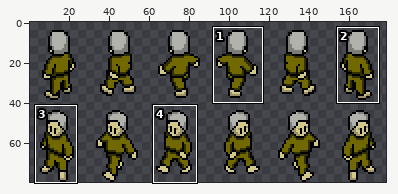
A sprite sheet gets an edit: Annchienta/fall_of_imiryn/sprites/laustwan.png. Above: a wide view before the commit, with the close-up outlined.
Close-up. Before:
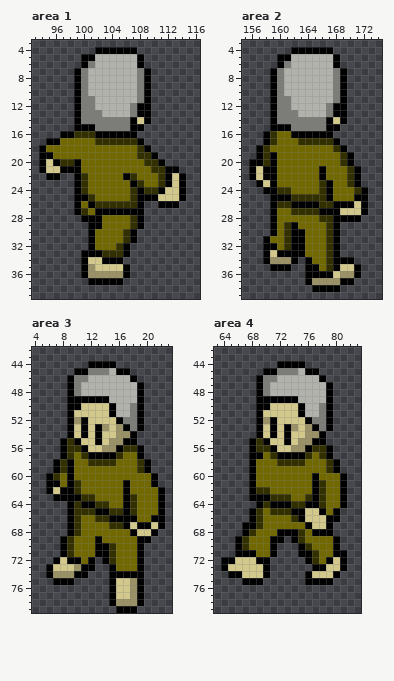
The file is 180x80 pixels. Shown: area 1: x 93..116, y 3..39; area 2: x 155..174, y 3..39; area 3: x 4..23, y 42..79; area 4: x 63..83, y 42..79. The wide view leaves out empty margins. The commit also changed other parts of the picture, which this record leaves out.
The result:
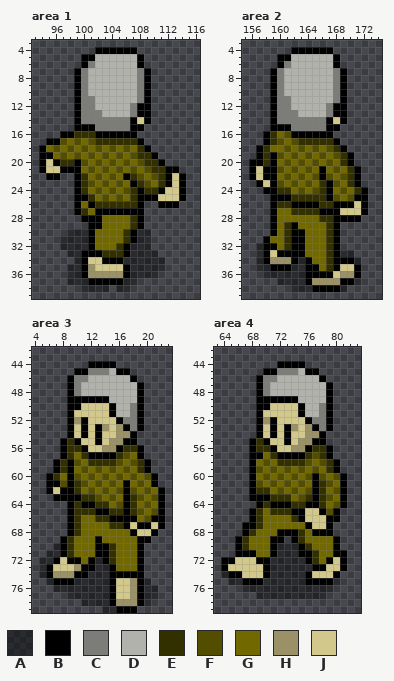
Palette (. is transparent): A #00000066  B #000000  C #7c7c78  D #b2b2ac  E #333000  F #534d00  G #716900  H #9a9266  J #d2c88b
From old to new:
--- area 1
@@ x 93..116 @@
 16 ....BBEEEBBBBBB.........
-17 ..BBGGGGGEEEEEEB........
-18 .BGGGGGGGGGGGGGEB.......
-19 .BBGGGGGGGGGGGGEEB......
-20 .BJBEEBGGGGGGGGGEEB.....
-21 .BJJBBBGGGGGGGGGGEEBB...
-22 ..BB..BEGGGGGBEGGGEBJB..
-23 ......BEGGGGGGBEGGEBJB..
-24 ......BEGGGGGGEBEEBJJB..
-25 ......BBEGGGGGEBBBJJJB..
+17 ..BBFGFGFEEEEEEB........
+18 .BGFGFGFGFGFGFGEB.......
+19 .BBGFGFGFGFGFGFEEB......
+20 .BJBEEBFGFGFGFGFEEB.....
+21 .BJJBBBGFGFGFGFGFEEBB...
+22 ..BB..BEGFGFGBEFGFEBJB..
+23 ......BEFGFGFGBEFGEBJB..
+24 ......BEGFGFGFEBEEBJJB..
+25 ......BBEGFGFGEBBBJJJB..
 26 ......BGBEEEEEEB..BBB...
@@ x 93..116 @@
 29 ........BBGGGGEB........
-30 ........BGGGGEB.........
-31 ........BGGGGEB.........
-32 ........BGGGEB..........
-33 .......BBBEEEB..........
-34 .......BJJBBB...........
-35 .......BHJJJJB..........
-36 .......BHHHHHB..........
-37 ........BBBBB...........
-38 ........................
+30 .....AAABGGGGEBAA.......
+31 ....AAAABGGGGEBAA.......
+32 ....AAAABGGGEBAAA.......
+33 .....AABBBEEEBAAAA......
+34 ......ABJJBBBAAAAAA.....
+35 .....AABHJJJJBAAAAA.....
+36 .....AABHHHHHBAAAA......
+37 .....AAABBBBBAA.........
+38 .......AAAA.AA..........
 39 ........................
--- area 2
@@ x 155..174 @@
 15 ....BBBCCCCCBB......
-16 ...BEGGBBBBBB.......
-17 ...BEGGGEEEEEB......
-18 ..BEGGGGGGGGGEB.....
-19 ..BEBGGGGGGGGGEB....
-20 .BBEBGGGGGGGGGEB....
-21 .BJBBGGGGGGBGGGEB...
-22 .BJBBGGGGGGBGGGEB...
-23 ..BJBGGGGGGEBGGEB...
-24 ...BBEEGGGGEBGGGEB..
-25 ....BBBEEEEEBGGGBB..
+16 ...BEGFBBBBBB.......
+17 ...BEFGFEEEEEB......
+18 ..BEGGFGFGFGFEB.....
+19 ..BEBFGFGFGFGFEB....
+20 .BBEBGFGFGFGFGEB....
+21 .BJBBFGFGFGBGFGEB...
+22 .BJBBGFGFGFBFGFEB...
+23 ..BJBFGFGFGEBFGEB...
+24 ...BBEEGFGFEBGFGEB..
+25 ....BBBEEEEEBFGFBB..
 26 ....BEEBBBBEEBBBJB..
@@ x 155..174 @@
 31 ...BGGEBBGGGEB......
-32 ...BBGEBBGGGEB......
-33 ...BJBBBBGGGEB......
-34 ...BHHHB.BGGEBBB....
-35 ....BBB..BBGEBJJB...
-36 .........BBBBJHHB...
-37 .........BHHHHBB....
-38 ..........BBBB......
+32 ..ABBGEBBGGGEB......
+33 ..ABJBBBBGGGEBAA....
+34 ..ABHHHBABGGEBBBA...
+35 ..AABBBAABBGEBJJB...
+36 ...AAAAAABBBBJHHB...
+37 .....AAAABHHHHBBA...
+38 .......AAABBBBA.....
 39 ....................
--- area 3
@@ x 4..23 @@
 56 ....BEEBJJHHBEEB....
-57 ....BEGEBBBBEGGB....
-58 ...BEBGGEEEEGGGEB...
-59 ...BEBGGGGGGGGGEB...
-60 ..BEGBGGGGGGGGGGGB..
-61 ..BBGBEGGGGGGBGGGB..
-62 ..BJBBEGGGGGGBGGGGB.
-63 ...BBBBEEGGGGBEGGGB.
-64 .....BEBBEEGGBEGGGB.
-65 .....BEEEBBEEBEGGGB.
-66 .....BEGGEEBBBBGGBB.
+57 ....BEGEBBBBEFGB....
+58 ...BEBFGEEEEFGFEB...
+59 ...BEBGFGFGFGFGEB...
+60 ..BEGBFGFGFGFGFGFB..
+61 ..BBFBEFGFGFGBGFGB..
+62 ..BJBBEGFGFGFBFGFGB.
+63 ...BBBBEEFGFGBEFGFB.
+64 .....BEBBEEGFBEGFGB.
+65 .....BEEEBBEEBEFGFB.
+66 .....BEGGEEBBBBGFBB.
 67 .....BEGGGGEEBJBBJB.
@@ x 4..23 @@
 69 ....BEGGGBGGGGGBB...
-70 ....BEGGGBBEGGGB....
-71 ....BEGGGBBEGGGB....
-72 ...BJBBGB.BEGGGB....
-73 ..BJJJHBB..BGGGB....
-74 ..BHHHBB...BBBBB....
-75 ...BBB.....BJJHB....
-76 ...........BJJHB....
-77 ...........BJJHB....
-78 ...........BHHHB....
-79 ............BBB.....
+70 ...ABEGGGBBEGGGB....
+71 ..AABEGGGBBEGGGB....
+72 .AABJBBGBABEGGGB....
+73 .ABJJJHBBAABGGGB....
+74 .ABHHHBBAAABBBBB....
+75 ..ABBBAAAAABJJHBA...
+76 ...AAAAAAAABJJHBAA..
+77 .....AAAAAABJJHBAA..
+78 .......AAAABHHHBA...
+79 ..........AABBB.....
--- area 4
@@ x 63..83 @@
 56 .....BEEBJJHHBEEB....
-57 .....BBGEBBBBEGEB....
-58 .....BGGGEEEEGGGEB...
-59 .....BGGGGGGGGGGEB...
-60 .....BGGGGGGGGBGGGB..
-61 .....BGGGGGGGGBEGGB..
-62 .....BEEGGGGGGBEGGB..
-63 .....BBBEEEGGEBEGGB..
-64 ......BEBBBEEBBEGGB..
-65 .....BEGEEEBBJJBGB...
+57 .....BBGEBBBBEFEB....
+58 .....BGFGEEEEFGFEB...
+59 .....BFGFGFGFGFGEB...
+60 .....BGFGFGFGFBFGFB..
+61 .....BFGFGFGFGBEFGB..
+62 .....BEEGFGFGFBEGFB..
+63 .....BBBEEEGFEBEFGB..
+64 ......BEBBBEEBBEGFB..
+65 .....BEGEEEBBJJBFB...
 66 .....BEGGGGEBJJJBB...
@@ x 63..83 @@
 69 ...BEGGGBB.BEGGGGB...
-70 ...BEGGGB...BEGGGB...
-71 ...BBBGGB...BBEGGBB..
-72 .BBJJJBB.....BEGBJB..
-73 .BJJJJJB......BBJJB..
-74 ..BBJJJB.....BJJJB...
-75 ....BBB......BBBB....
-76 .....................
-77 .....................
+70 ...BEGGGBAAABEGGGB...
+71 ...BBBGGBAAABBEGGBB..
+72 .BBJJJBBAAAAABEGBJB..
+73 .BJJJJJBAAAAAABBJJB..
+74 .ABBJJJBAAAAABJJJB...
+75 ..AABBBAAAAAABBBBA...
+76 ....AAAAAAAAAAAAA....
+77 ......AAAAAAAAAA.....
 78 .....................
